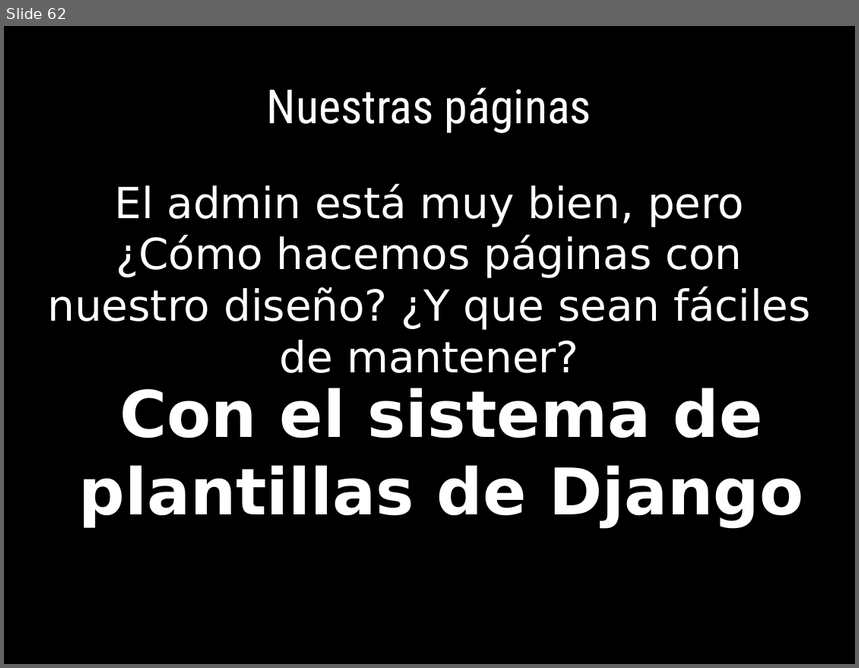
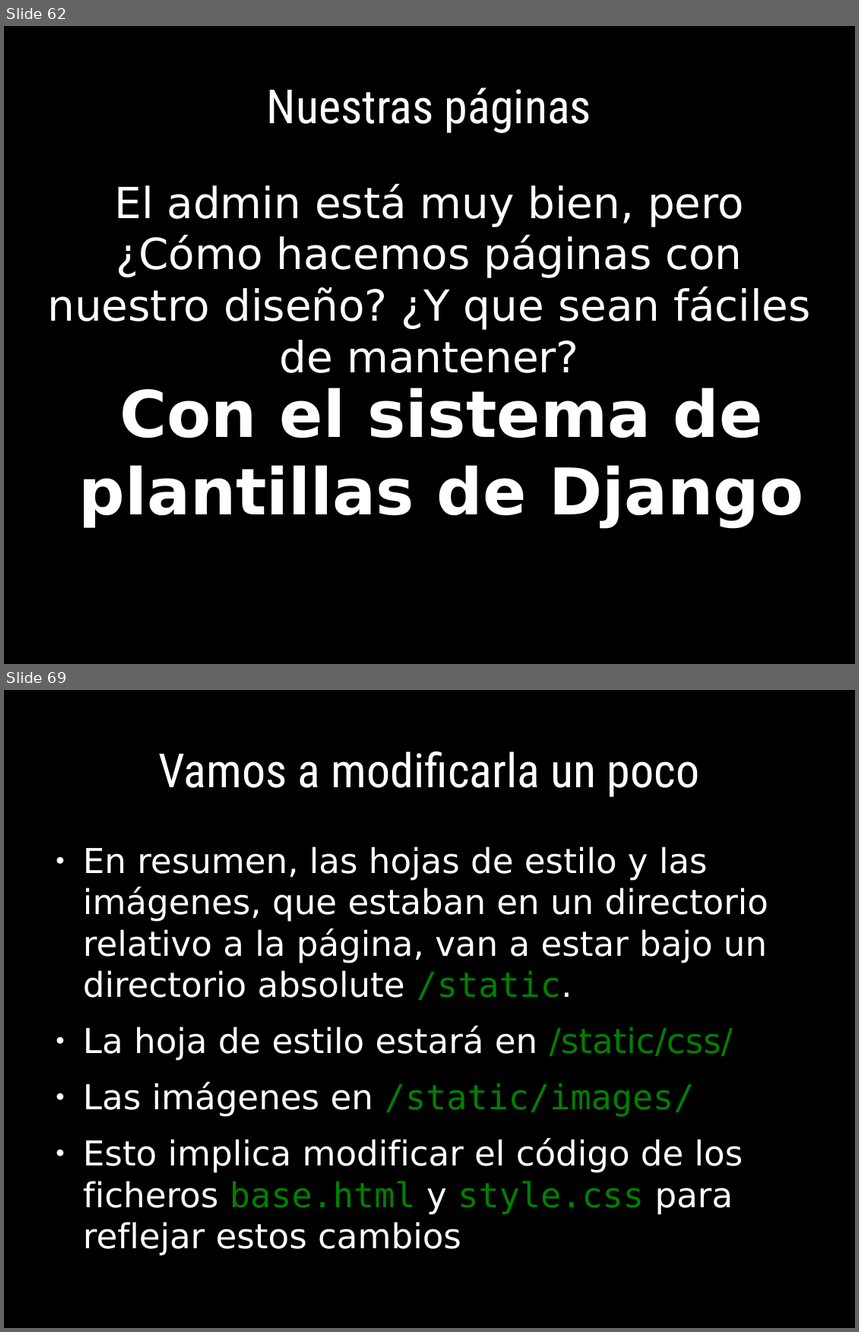
Before and after one commit to euribates/curso-django, a slide deck: presentacion/curso_django.odp. Shown one above the other, each under a label of ours: slide 62 before the commit, slides 62 and 69 after it; the slides between them are not shown. The pictures are 859x668 and 859x1332 pixels, drawn with LibreOffice and Linux fonts; fonts in the diff are those of the drawing; background and template pictures are left out. Boxes give left, top, right and bottom in pixels: in the first picture for what was removed or moved away, otherwise in the second. Text is boxed around its words. In the diff, an @@ line names an element or a change of style, - is before the commit and + after.

```diff
--- a/presentacion/curso_django.odp
+++ b/presentacion/curso_django.odp
@@ slide 69 added at [4, 690, 855, 1328], background #000000 @@
@@ title added at [158, 751, 699, 797], 44 pt, text #FFFFFF @@
+Vamos a modificarla un poco
@@ text added at [83, 847, 769, 1256], 32 pt, text #FFFFFF @@
+● En resumen, las hojas de estilo y las imágenes, que estaban en un directorio relativo a la página, van a estar bajo un directorio absolute /static.
+● La hoja de estilo estará en /static/css/
+● Las imágenes en /static/images/
+● Esto implica modificar el código de los ficheros base.html y style.css para reflejar estos cambios
```
Also in this commit, not shown: 1 slide changed, 6 other slides added, 6 other files.
